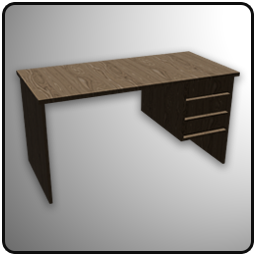
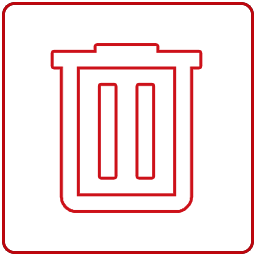
Revision of a layered 256×256 image; what changed, layer by layer:
hid "Capa 2" over [16, 51, 240, 204]
hid "degradado" over [5, 5, 251, 251]
added layer "delete_icon" above "fondo2" over [53, 46, 200, 210]
added layer "fondo2" above "fondo" over [2, 2, 254, 254]
